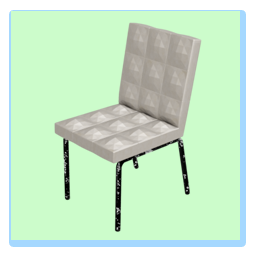
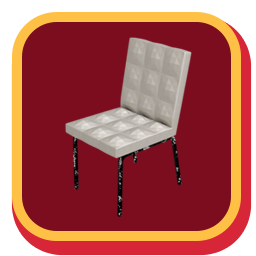
Two versions of the same layered image (w=256, h=256). Layer-by-layer changes:
painted on "Layer 5" over [left=54, top=22, right=202, bottom=232]
removed layer "Rectangle 1" over [left=11, top=11, right=240, bottom=240]
added layer "Rounded Rectangle 2" above "Layer 1" over [left=12, top=12, right=241, bottom=241]
